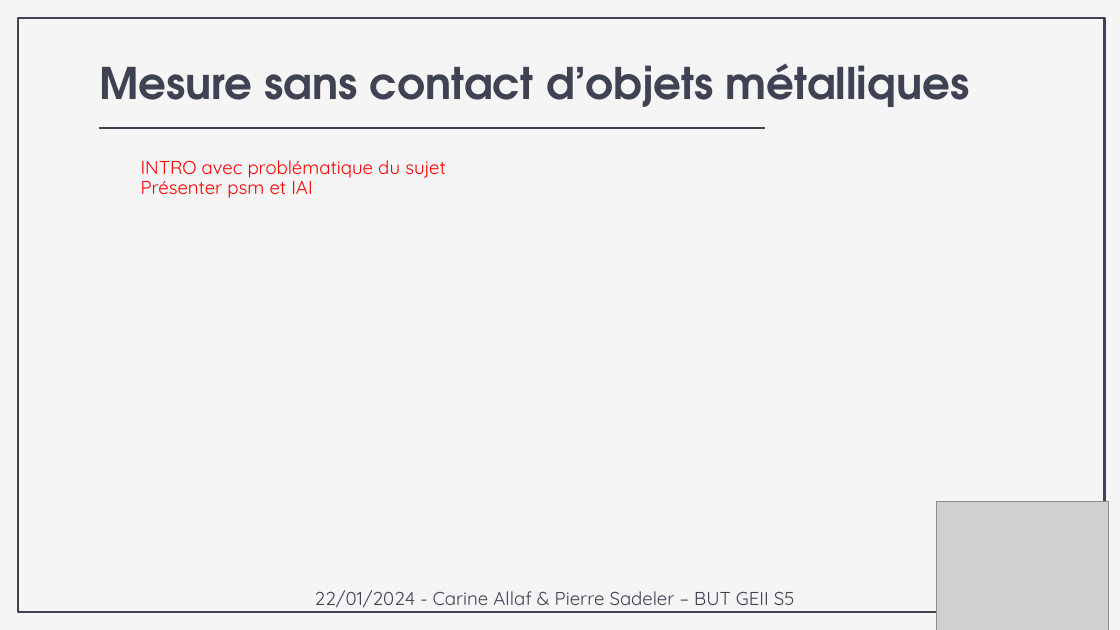
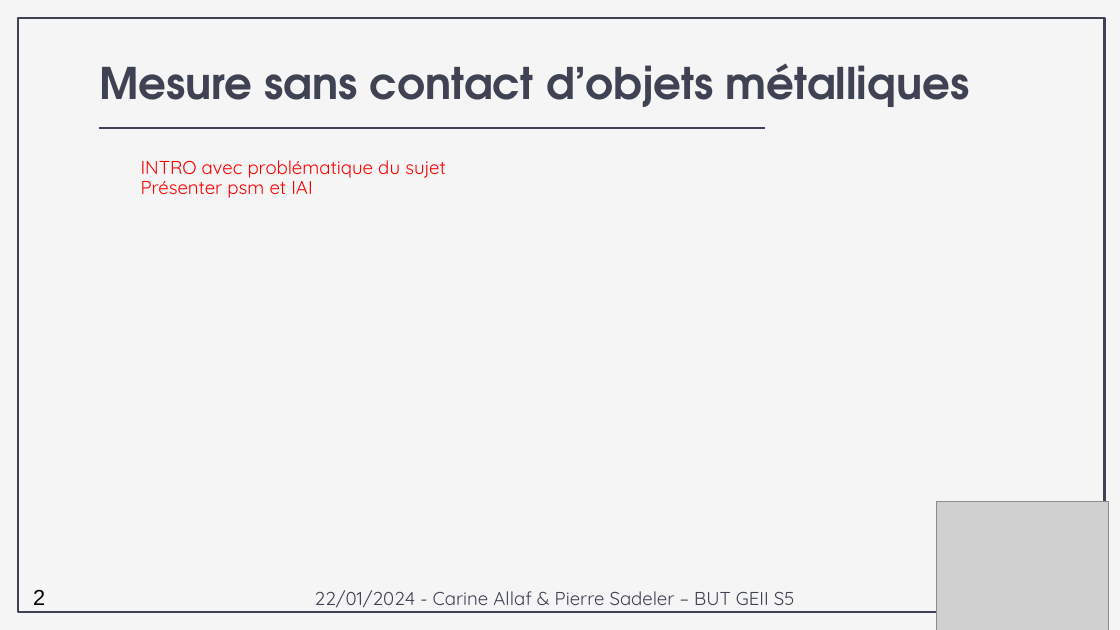
Before and after one commit to psadelerge1/mesures_sans_contact_obj_met, a slide deck: slide 2 of word/PP_Allaf_Sadeler.pptx. Drawn at 1120x630 pixels with LibreOffice and Linux fonts; fonts in the diff are those of the drawing; grey boxes stand for pictures. Boxes give left, top, right and bottom in pixels: in the first picture for what was removed or moved away, otherwise in the second. Text is boxed around its words. In the diff, an @@ line names an element or a change of style, - is before the commit and + after.

```diff
--- a/word/PP_Allaf_Sadeler.pptx
+++ b/word/PP_Allaf_Sadeler.pptx
@@ text added at bbox=[33, 589, 45, 605], 14 pt, text #000000 @@
+2
```
Also in this commit, not shown: 13 other slides changed, 1 other file.
